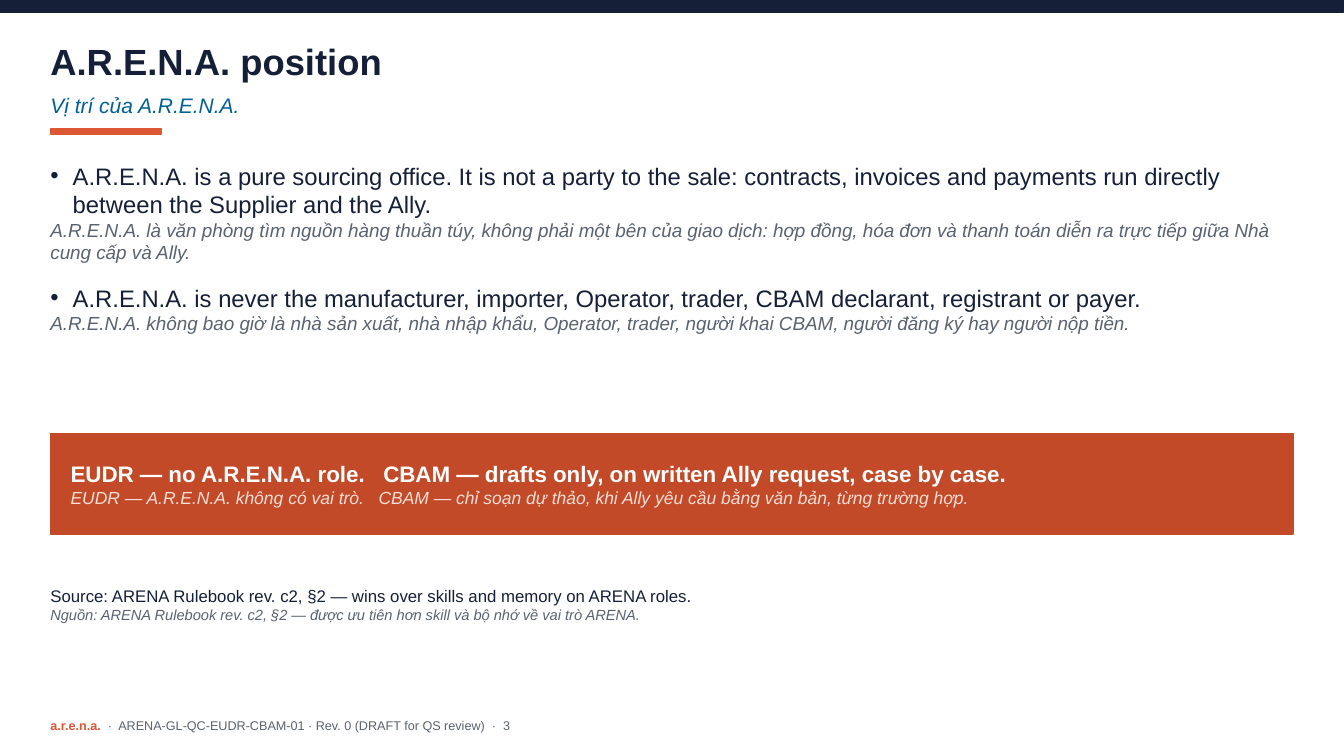
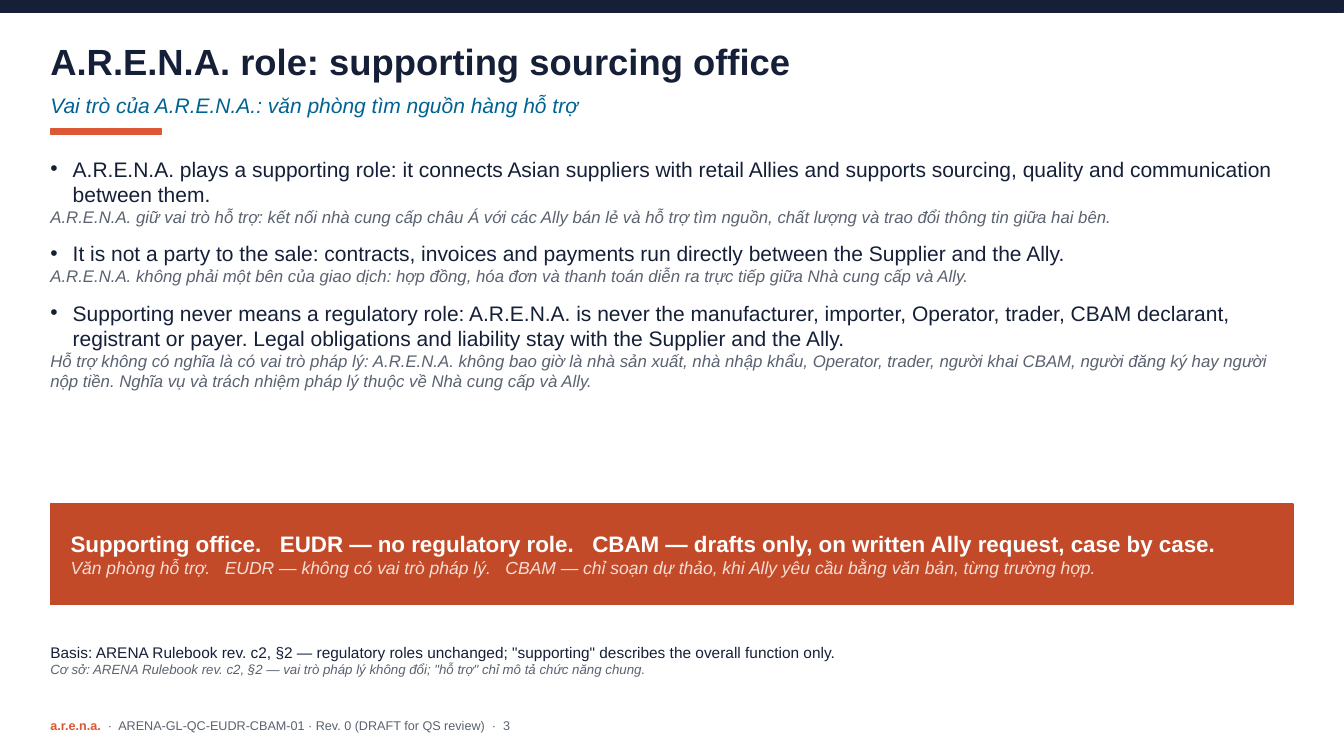
Before and after one commit to lybachbill-max/Bill-creation-2026, a slide deck: slide 3 of docs/eudr-cbam/ARENA-GL-QC-EUDR-CBAM-01_EUDR_CBAM_Training_Deck_Rev0.pptx. Drawn at 1344x756 pixels with LibreOffice and Linux fonts; fonts in the diff are those of the drawing. Boxes give left, top, right and bottom in pixels: in the first picture for what was removed or moved away, otherwise in the second. Text is boxed around its words. In the diff, an @@ line names an element or a change of style, - is before the commit and + after.

```diff
--- a/docs/eudr-cbam/ARENA-GL-QC-EUDR-CBAM-01_EUDR_CBAM_Training_Deck_Rev0.pptx
+++ b/docs/eudr-cbam/ARENA-GL-QC-EUDR-CBAM-01_EUDR_CBAM_Training_Deck_Rev0.pptx
@@ text at (x1=50, y1=48, x2=790, y2=82): text changed @@
-A.R.E.N.A. position
+A.R.E.N.A. role: supporting sourcing office
@@ text at (x1=50, y1=96, x2=577, y2=117): text changed @@
-Vị trí của A.R.E.N.A.
+Vai trò của A.R.E.N.A.: văn phòng tìm nguồn hàng hỗ trợ
@@ text at (x1=50, y1=161, x2=1271, y2=391): text changed; size 13.5 to 15 pt; text colour #5A6270 to #151F37; italic off @@
-• A.R.E.N.A. is a pure sourcing office. It is not a party to the sale: contracts, invoices and payments run directly between the Supplier and the Ally.
-  A.R.E.N.A. là văn phòng tìm nguồn hàng thuần túy, không phải một bên của giao dịch: hợp đồng, hóa đơn và thanh toán diễn ra trực tiếp giữa Nhà cung cấp và Ally.
-• A.R.E.N.A. is never the manufacturer, importer, Operator, trader, CBAM declarant, registrant or payer.
-  A.R.E.N.A. không bao giờ là nhà sản xuất, nhà nhập khẩu, Operator, trader, người khai CBAM, người đăng ký hay người nộp tiền.
+• A.R.E.N.A. plays a supporting role: it connects Asian suppliers with retail Allies and supports sourcing, quality and communication between them.
+  A.R.E.N.A. giữ vai trò hỗ trợ: kết nối nhà cung cấp châu Á với các Ally bán lẻ và hỗ trợ tìm nguồn, chất lượng và trao đổi thông tin giữa hai bên.
+• It is not a party to the sale: contracts, invoices and payments run directly between the Supplier and the Ally.
+  A.R.E.N.A. không phải một bên của giao dịch: hợp đồng, hóa đơn và thanh toán diễn ra trực tiếp giữa Nhà cung cấp và Ally.
+• Supporting never means a regulatory role: A.R.E.N.A. is never the manufacturer, importer, Operator, trader, CBAM declarant, registrant or payer. Legal obligations and liability stay with the Supplier and the Ally.
+  Hỗ trợ không có nghĩa là có vai trò pháp lý: A.R.E.N.A. không bao giờ là nhà sản xuất, nhà nhập khẩu, Operator, trader, người khai CBAM, người đăng ký hay người nộp tiền. Nghĩa vụ và trách nhiệm pháp lý thuộc về Nhà cung cấp và Ally.
@@ rectangle moved from (x1=50, y1=434, x2=1294, y2=534) to (x1=50, y1=504, x2=1294, y2=605) @@
@@ text at (x1=71, y1=535, x2=1215, y2=578): text changed @@
-EUDR — no A.R.E.N.A. role. CBAM — drafts only, on written Ally request, case by case.
-EUDR — A.R.E.N.A. không có vai trò. CBAM — chỉ soạn dự thảo, khi Ally yêu cầu bằng văn bản, từng trường hợp.
+Supporting office. EUDR — no regulatory role. CBAM — drafts only, on written Ally request, case by case.
+Văn phòng hỗ trợ. EUDR — không có vai trò pháp lý. CBAM — chỉ soạn dự thảo, khi Ally yêu cầu bằng văn bản, từng trường hợp.
@@ text at (x1=50, y1=647, x2=834, y2=677): text changed; size 10.5 to 11 pt; text colour #5A6270 to #151F37; italic off @@
-Source: ARENA Rulebook rev. c2, §2 — wins over skills and memory on ARENA roles.
-Nguồn: ARENA Rulebook rev. c2, §2 — được ưu tiên hơn skill và bộ nhớ về vai trò ARENA.
+Basis: ARENA Rulebook rev. c2, §2 — regulatory roles unchanged; "supporting" describes the overall function only.
+Cơ sở: ARENA Rulebook rev. c2, §2 — vai trò pháp lý không đổi; "hỗ trợ" chỉ mô tả chức năng chung.
```
Also in this commit, not shown: 1 other slide changed, 4 other files.
